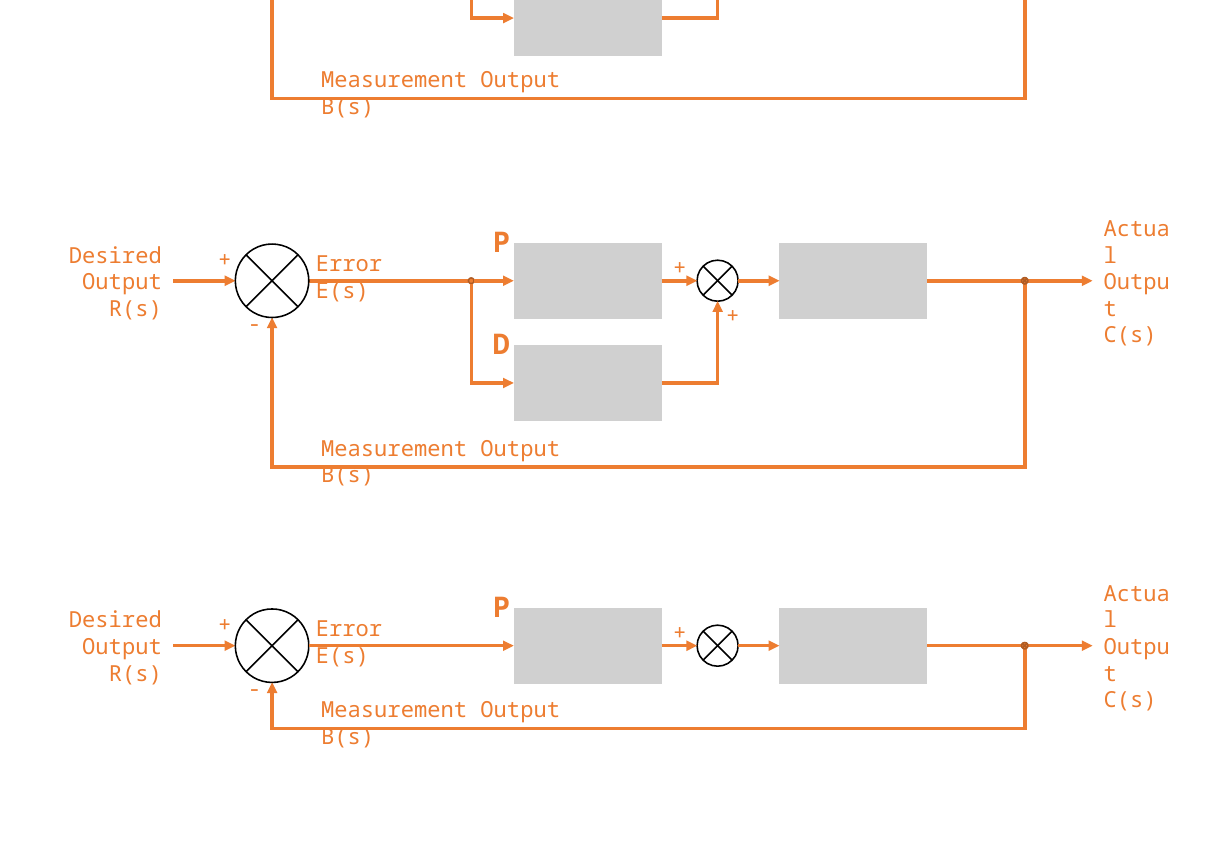
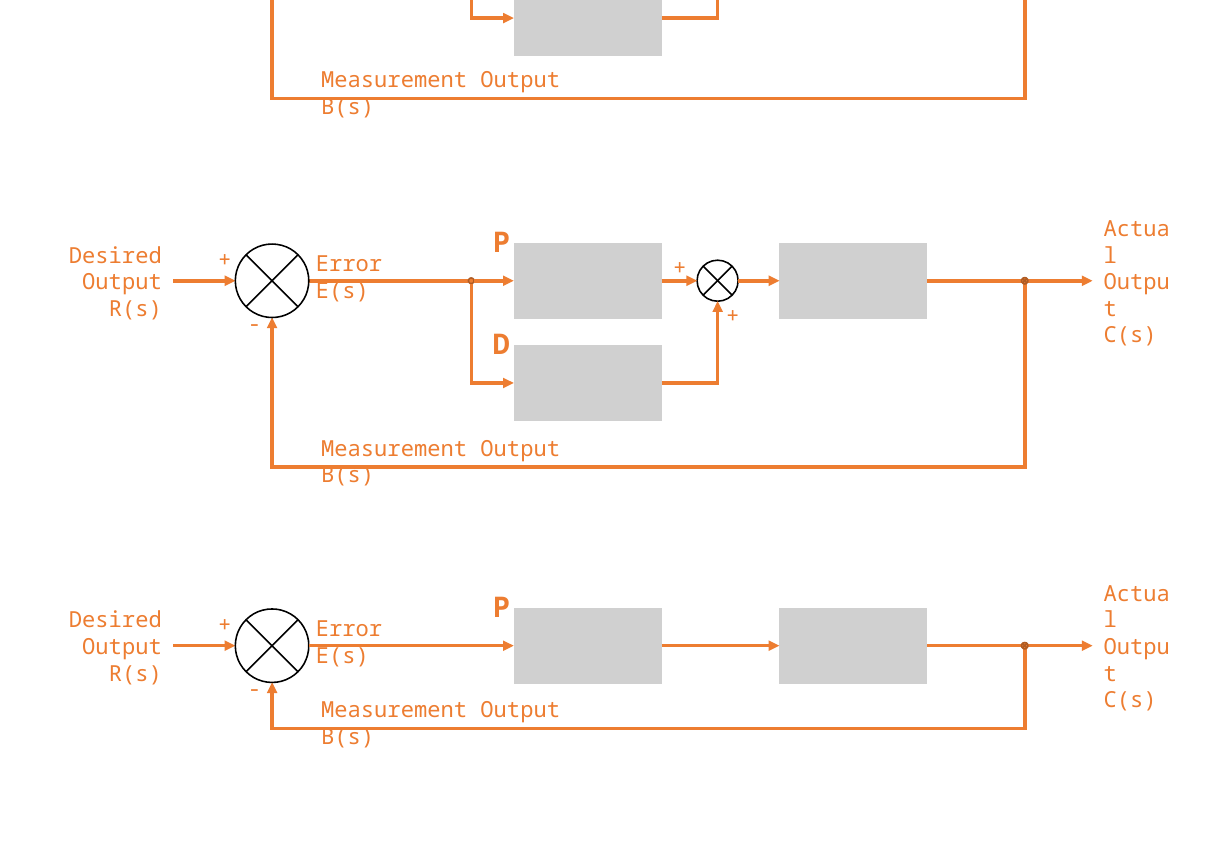
Before and after one commit to samuelwilliams413/METR4901, a slide deck: slide 3 of Report/FuncDecomp.pptx. Drawn at 1232x853 pixels with LibreOffice and Linux fonts; fonts in the diff are those of the drawing; grey boxes stand for pictures; background and template pictures are left out. Boxes give left, top, right and bottom in pixels: in the first picture for what was removed or moved away, otherwise in the second. Text is boxed around its words. In the diff, an @@ line names an element or a change of style, - is before the commit and + after.

```diff
--- a/Report/FuncDecomp.pptx
+++ b/Report/FuncDecomp.pptx
@@ text removed at box(662, 613, 697, 652) @@
-+
@@ flow chart summing junction removed at box(697, 626, 738, 667) @@
@@ arrow moved from (738, 646) - (779, 646) to (662, 646) - (779, 646) @@
@@ arrow removed from (662, 646) to (697, 646) @@
```
Also in this commit, not shown: 1 other file.
